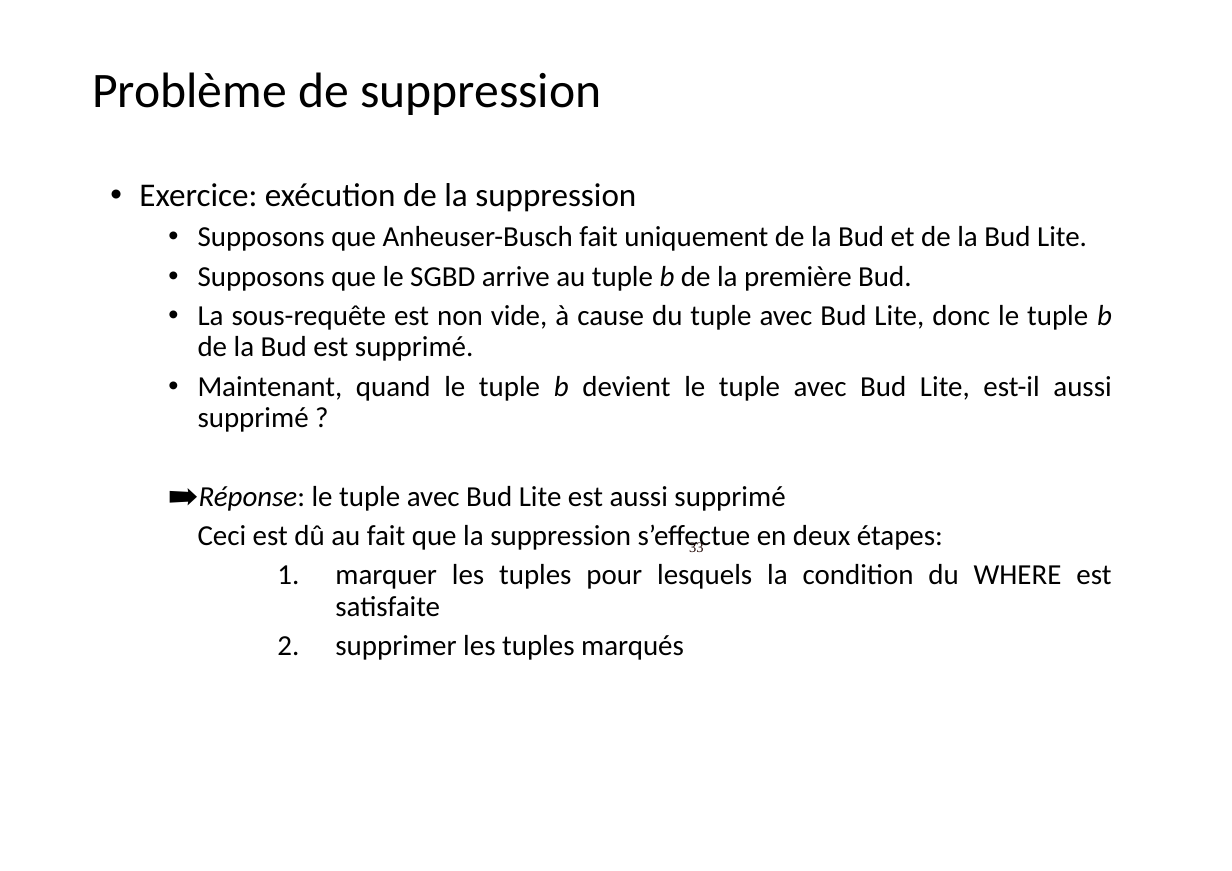
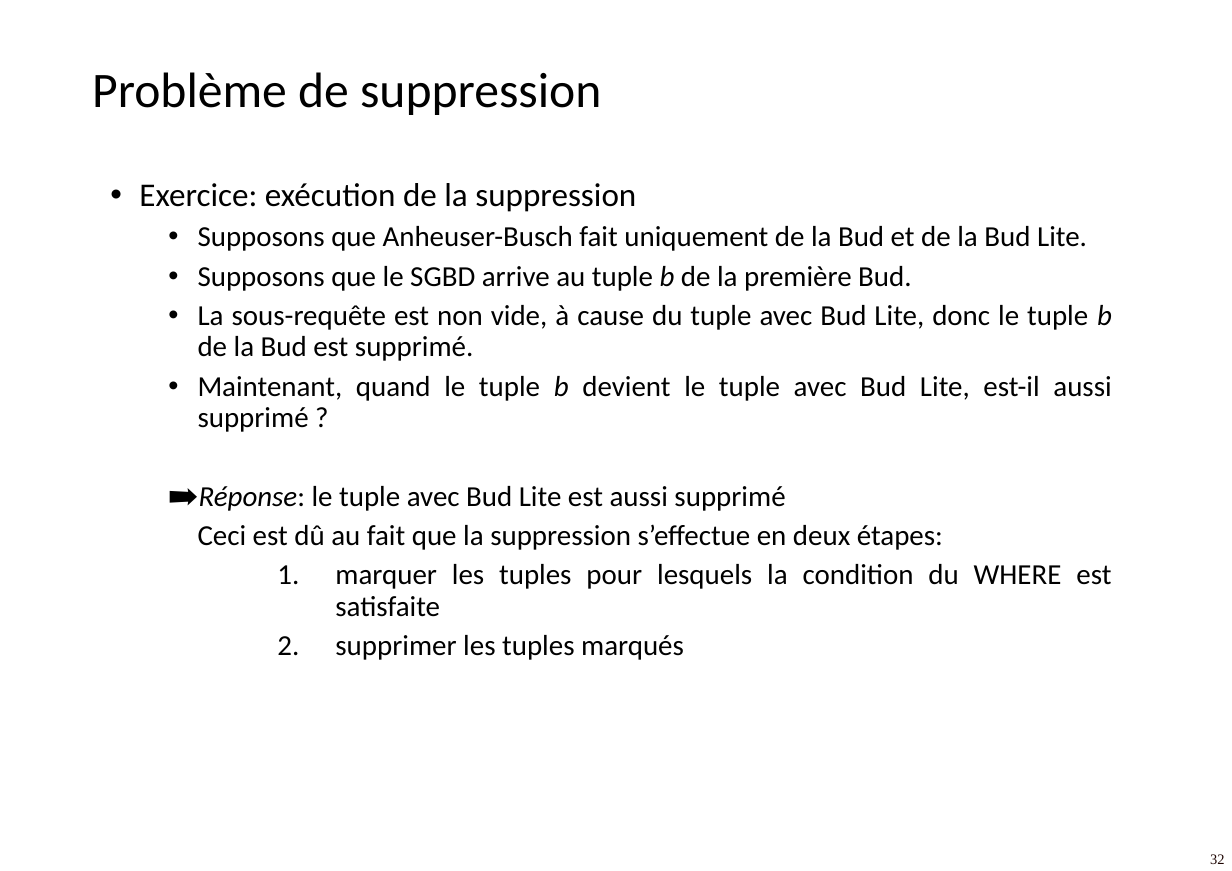
Before and after one commit to flouvat/R3.07-SQL-Langage-Programmation-Pages, a slide deck: slide 32 of docs/CM/R3.07_SQL_Lang_Prog-Chapitre0.pptx (slide 33 before the commit). Drawn at 1232x871 pixels with LibreOffice and Linux fonts; fonts in the diff are those of the drawing; background and template pictures are left out. Boxes give left, top, right and bottom in pixels: in the first picture for what was removed or moved away, otherwise in the second. Text is boxed around its words. In the diff, an @@ line names an element or a change of style, - is before the commit and + after.

```diff
--- a/docs/CM/R3.07_SQL_Lang_Prog-Chapitre0.pptx
+++ b/docs/CM/R3.07_SQL_Lang_Prog-Chapitre0.pptx
@@ page number removed at box(689, 540, 703, 552) @@
-33
@@ page number added at box(1210, 854, 1224, 864), 14 pt, text #1D0401 @@
+32
```
Also in this commit, not shown: 1 other slide changed, 1 slide removed.
